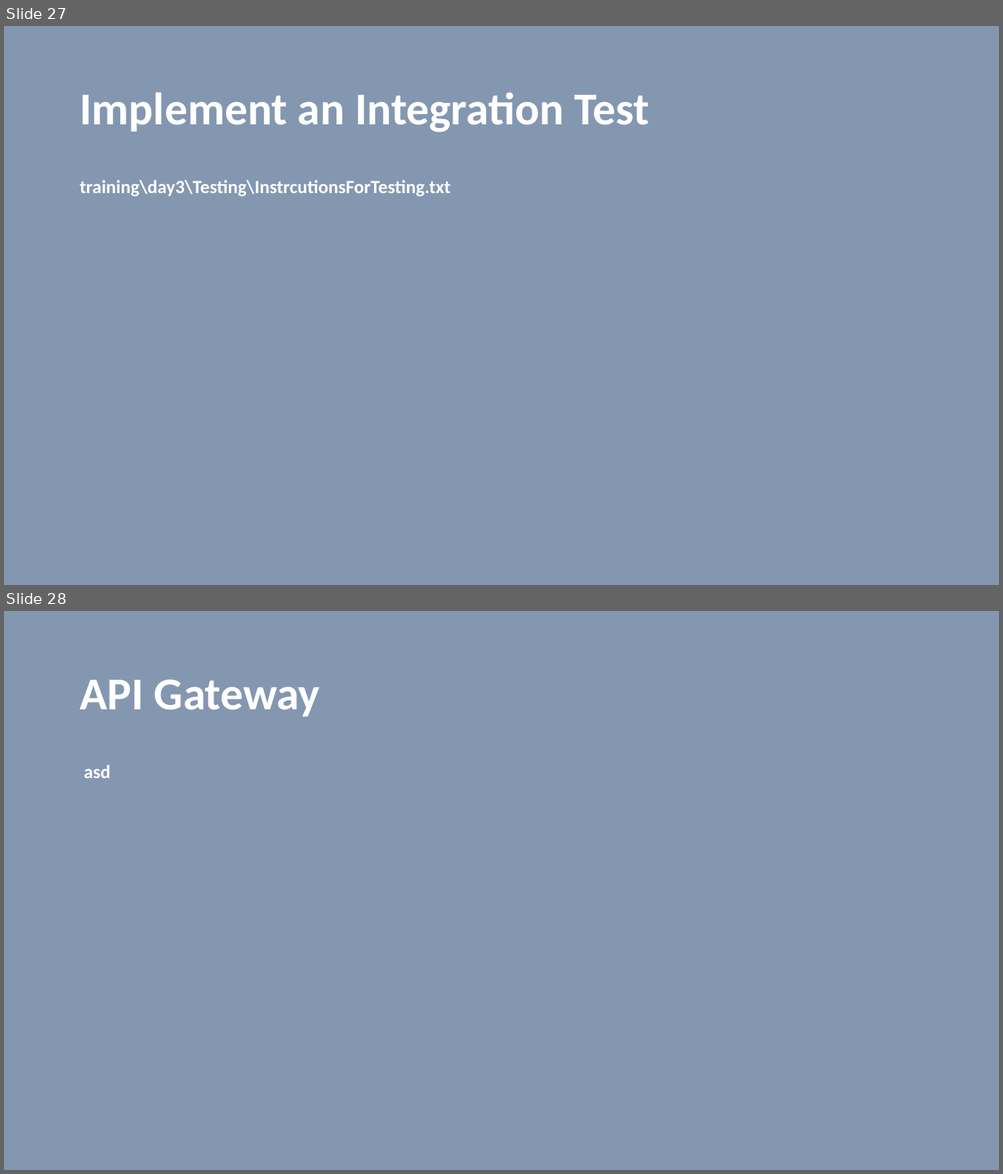
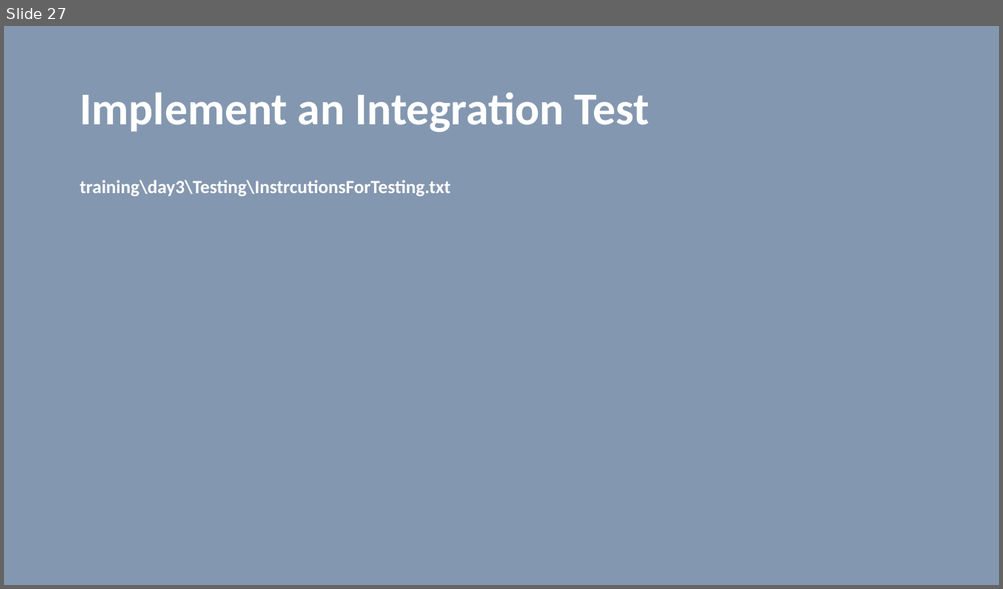
Before and after one commit to vilasvarghese/microservices, a slide deck: training/day3/Day3.pptx. Shown one above the other, each under a label of ours: slides 27 and 28 before the commit, slide 27 after it. The pictures are 1003x1174 and 1003x589 pixels, drawn with LibreOffice and Linux fonts; fonts in the diff are those of the drawing. Boxes give left, top, right and bottom in pixels: in the first picture for what was removed or moved away, otherwise in the second. Text is boxed around its words. In the diff, an @@ line names an element or a change of style, - is before the commit and + after.

```diff
--- a/training/day3/Day3.pptx
+++ b/training/day3/Day3.pptx
@@ slide 28 removed at box(4, 611, 999, 1170), background #8497B0 @@
@@ title removed at box(79, 679, 320, 717) @@
-API Gateway
@@ text removed at box(84, 765, 111, 778) @@
-asd
```
Also in this commit, not shown: 17 slides added, 2 other slides removed, 2 other files.
